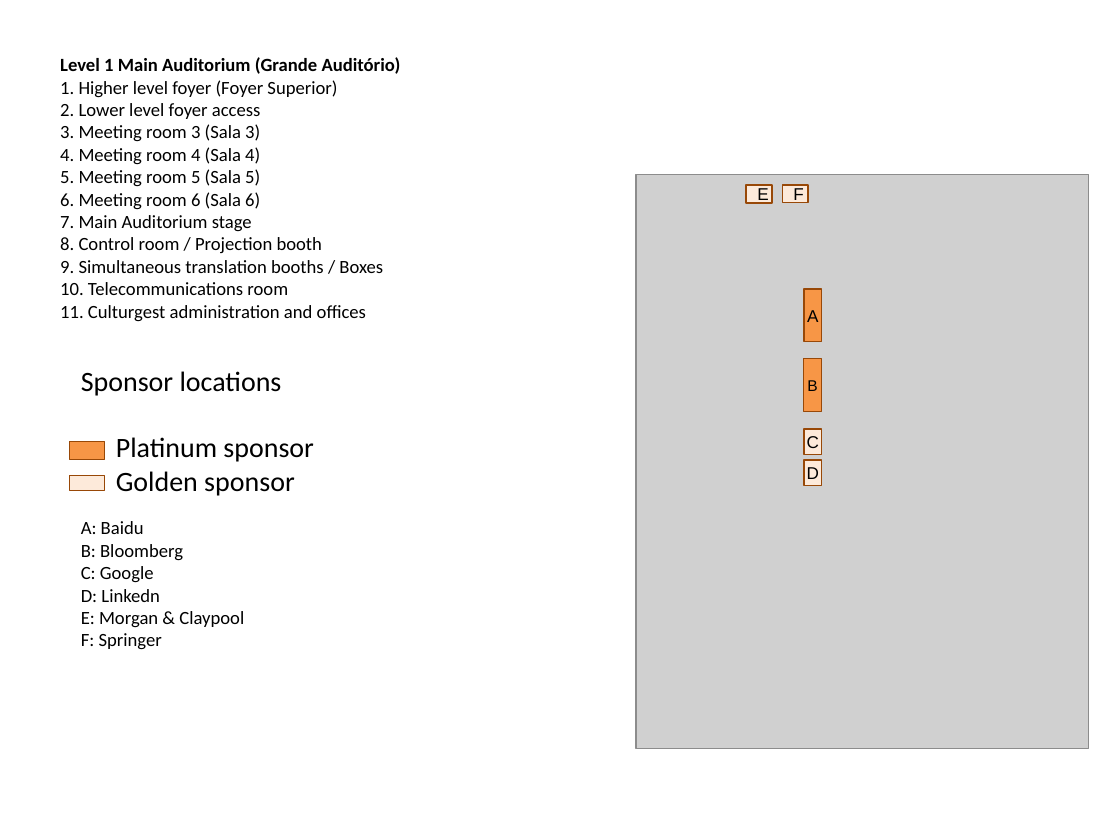
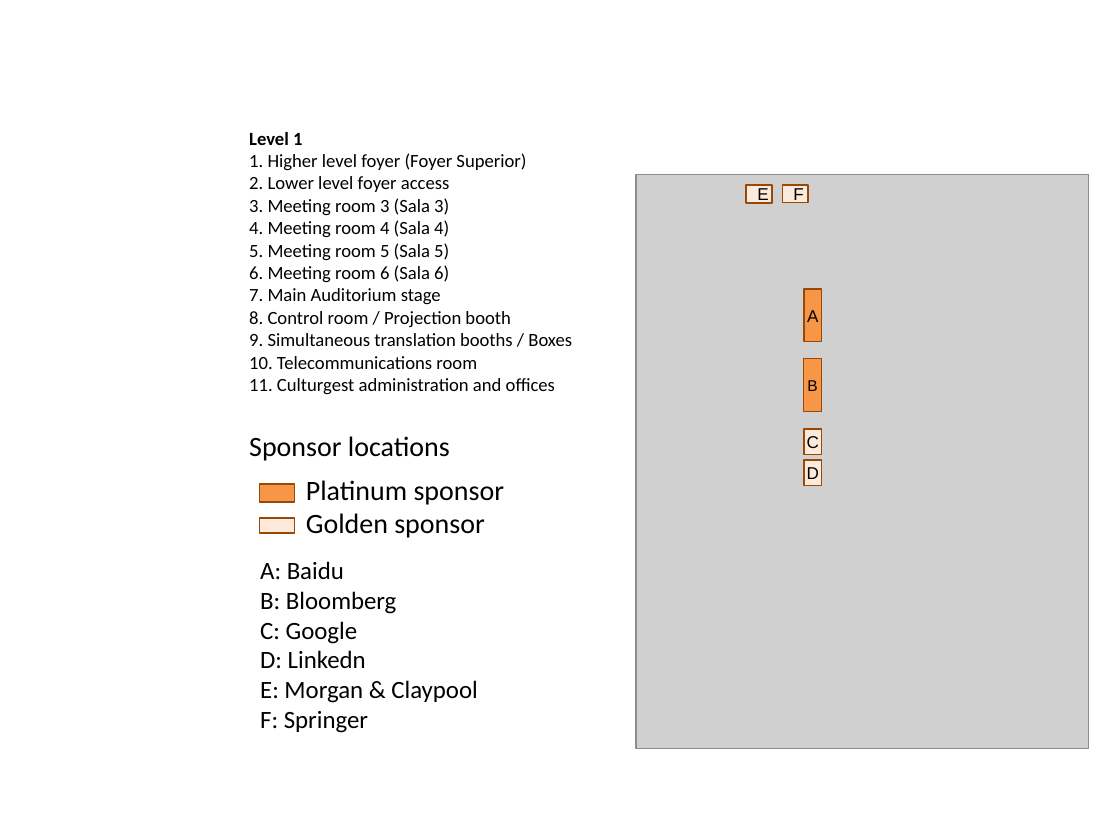
Before and after one commit to fmmb/emnlp2015-handbook, a slide deck: slide 2 of resources/Culturgest-espacos/culturgest-maps.sponsors-and-posters.pptx (slide 4 before the commit). Drawn at 1120x840 pixels with LibreOffice and Linux fonts; fonts in the diff are those of the drawing; grey boxes stand for pictures. Boxes give left, top, right and bottom in pixels: in the first picture for what was removed or moved away, otherwise in the second. Text is boxed around its words. In the diff, an @@ line names an element or a change of style, - is before the commit and + after.

```diff
--- a/resources/Culturgest-espacos/culturgest-maps.sponsors-and-posters.pptx
+++ b/resources/Culturgest-espacos/culturgest-maps.sponsors-and-posters.pptx
@@ text "Level 1": place and size @@
-text "Level 1" at bbox=[60, 57, 401, 322]
+text "Level 1" at bbox=[249, 132, 572, 395]
@@ text at bbox=[249, 132, 302, 145]: text changed @@
-Level 1 Main Auditorium (Grande Auditório)
+Level 1
@@ text "Sponsor locations": place and size @@
-text "Sponsor locations" at bbox=[81, 371, 282, 396]
+text "Sponsor locations" at bbox=[249, 436, 450, 461]
@@ 2 rectangles, 1 text: place and size @@
-2 rectangles, 1 text at bbox=[69, 437, 314, 496]
+2 rectangles, 1 text at bbox=[260, 480, 505, 538]
@@ text "A: Baidu": place and size @@
-text "A: Baidu" at bbox=[81, 521, 244, 650]
+text "A: Baidu" at bbox=[260, 561, 477, 733]
@@ text "A: Baidu" at bbox=[260, 561, 477, 733]: size 12 to 16 pt @@
```
Also in this commit, not shown: 2 slides removed.
